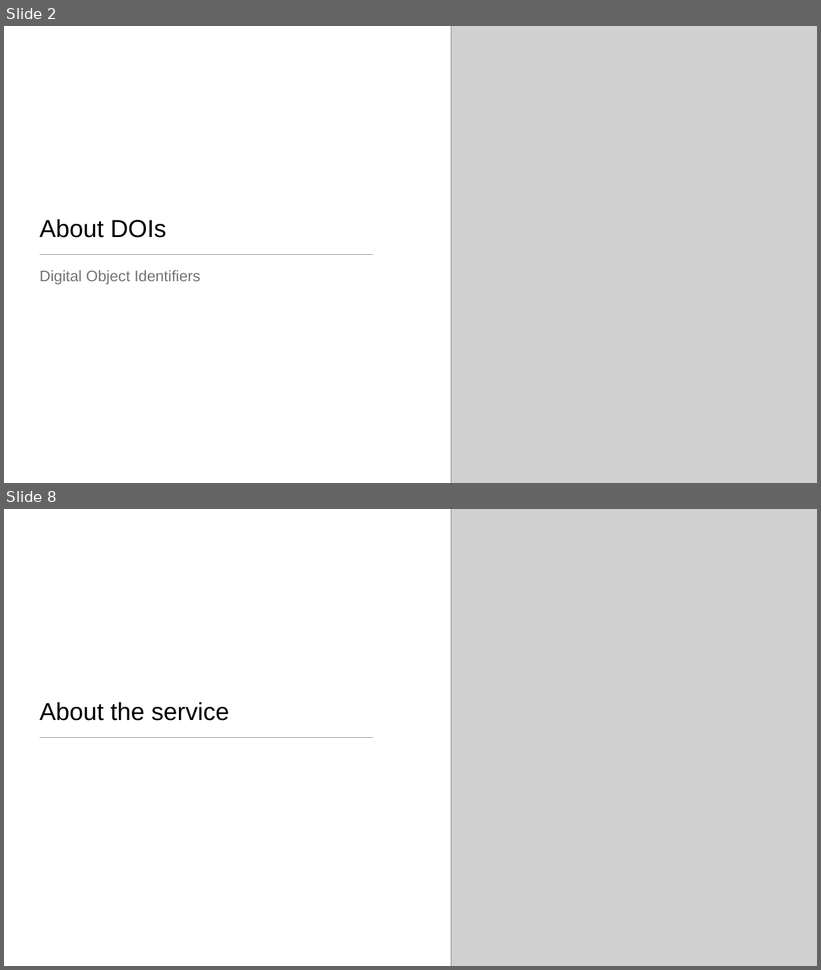
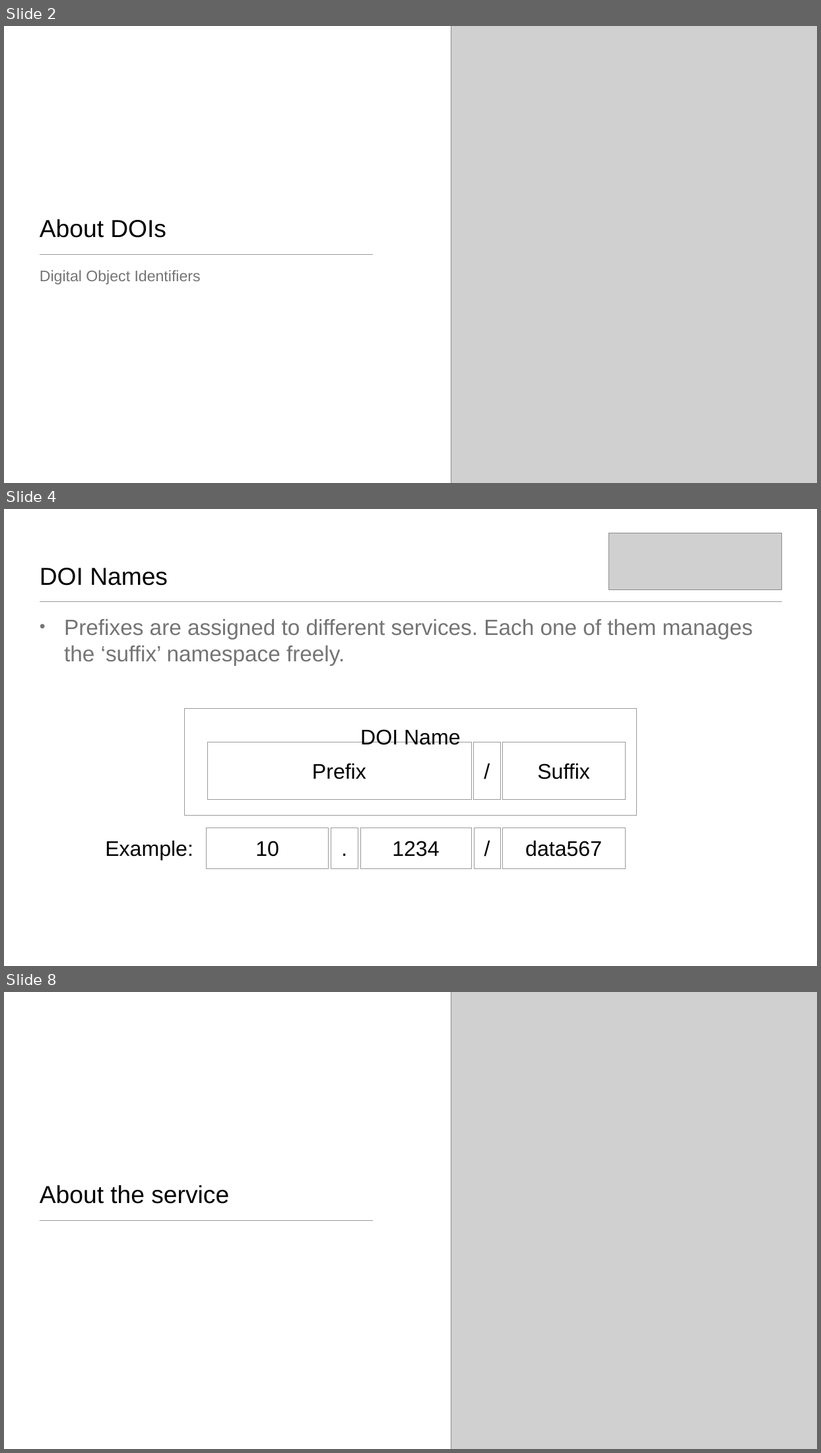
Before and after one commit to datacite/homepage, a slide deck: source/assets/tech_intro.pptx. Shown one above the other, each under a label of ours: slides 2 and 8 before the commit, slides 2, 4 and 8 after it; the slides between them are not shown. The pictures are 821x970 and 821x1453 pixels, drawn with LibreOffice and Linux fonts; fonts in the diff are those of the drawing; grey boxes stand for pictures. Boxes give left, top, right and bottom in pixels: in the first picture for what was removed or moved away, otherwise in the second. Text is boxed around its words. In the diff, an @@ line names an element or a change of style, - is before the commit and + after.

```diff
--- a/source/assets/tech_intro.pptx
+++ b/source/assets/tech_intro.pptx
@@ slide 4 added at (4, 509, 817, 966), background #FFFFFF @@
@@ picture added at (609, 533, 781, 590) @@
@@ title added at (40, 568, 168, 586), 58 pt, text #000000 @@
+DOI Names
@@ rectangle added at (40, 601, 781, 601), outline #9A9A9A 1 pt @@
@@ text added at (64, 619, 753, 665), 52 pt, text #747474 @@
+• Prefixes are assigned to different services. Each one of them manages the ‘suffix’ namespace freely.
@@ rectangle added at (184, 708, 636, 815), outline #9A9A9A 1 pt, 50 pt, text #000000 @@
+DOI Name
@@ rectangle added at (207, 742, 471, 799), outline #9A9A9A 1 pt, 50 pt, text #000000 @@
+Prefix
@@ rectangle added at (473, 742, 500, 799), outline #9A9A9A 1 pt, 50 pt, text #000000 @@
+/
@@ rectangle added at (503, 742, 625, 799), outline #9A9A9A 1 pt, 50 pt, text #000000 @@
+Suffix
@@ text added at (105, 840, 193, 861), 50 pt, text #000000 @@
+Example:
@@ rectangle added at (206, 828, 329, 869), outline #9A9A9A 1 pt, 50 pt, text #000000 @@
+10
@@ rectangle added at (331, 828, 358, 869), outline #9A9A9A 1 pt, 50 pt, text #000000 @@
+.
@@ rectangle added at (360, 828, 471, 869), outline #9A9A9A 1 pt, 50 pt, text #000000 @@
+1234
@@ rectangle added at (474, 828, 501, 869), outline #9A9A9A 1 pt, 50 pt, text #000000 @@
+/
@@ rectangle added at (503, 828, 625, 869), outline #9A9A9A 1 pt, 50 pt, text #000000 @@
+data567
```
Also in this commit, not shown: 1 slide changed, 1 other slide added, 1 slide removed, 2 other files.
